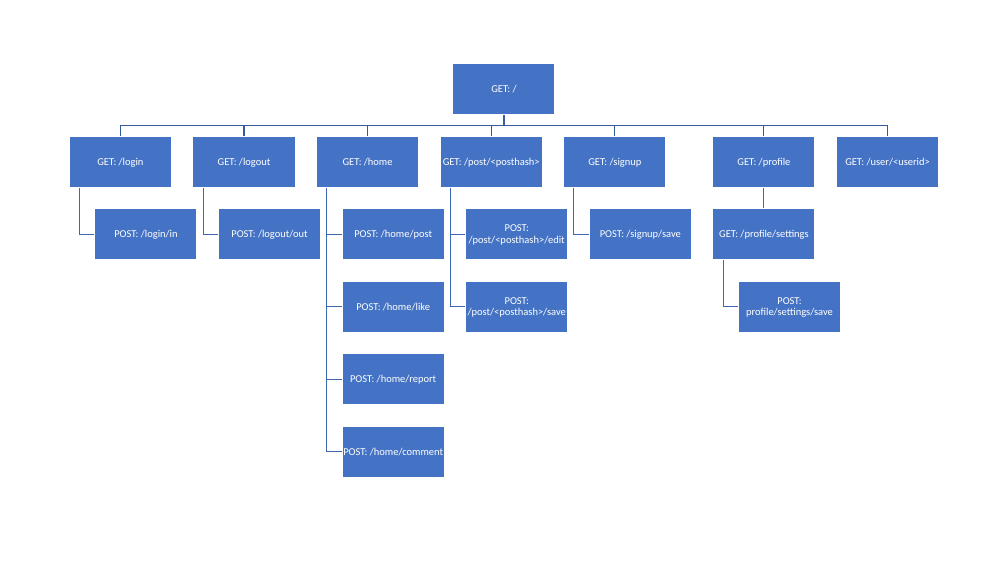
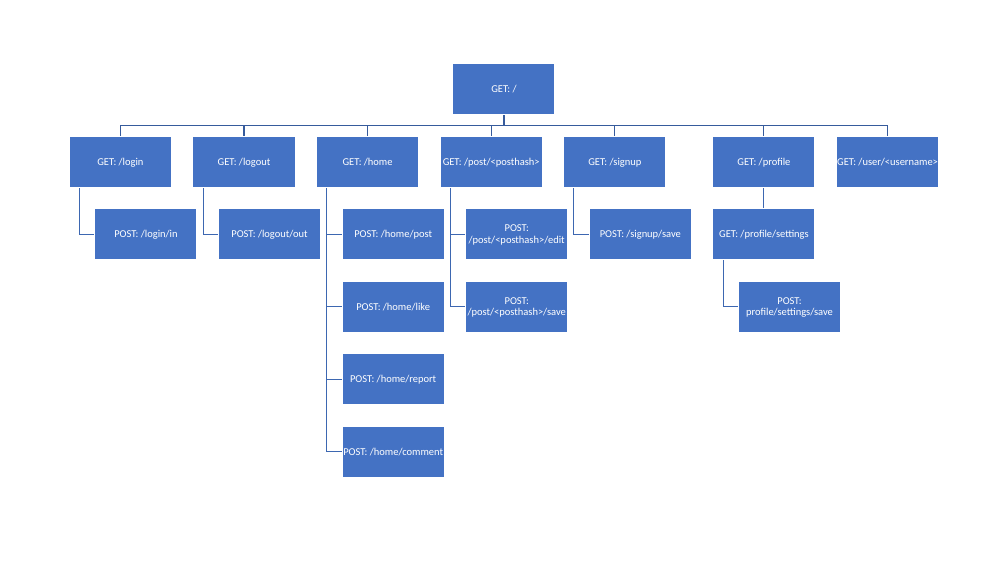
Before and after one commit to jm55/CCAPDEV-MCO, a slide deck: slide 3 of Official/Design.pptx. Drawn at 1008x567 pixels with LibreOffice and Linux fonts; fonts in the diff are those of the drawing. Boxes give left, top, right and bottom in pixels: in the first picture for what was removed or moved away, otherwise in the second. Text is boxed around its words. In the diff, an @@ line names an element or a change of style, - is before the commit and + after.

```diff
--- a/Official/Design.pptx
+++ b/Official/Design.pptx
@@ text at <box>837,158,938,166</box>: text changed @@
-GET: /user/<userid>
+GET: /user/<username>
```
Also in this commit, not shown: 42 other files.
